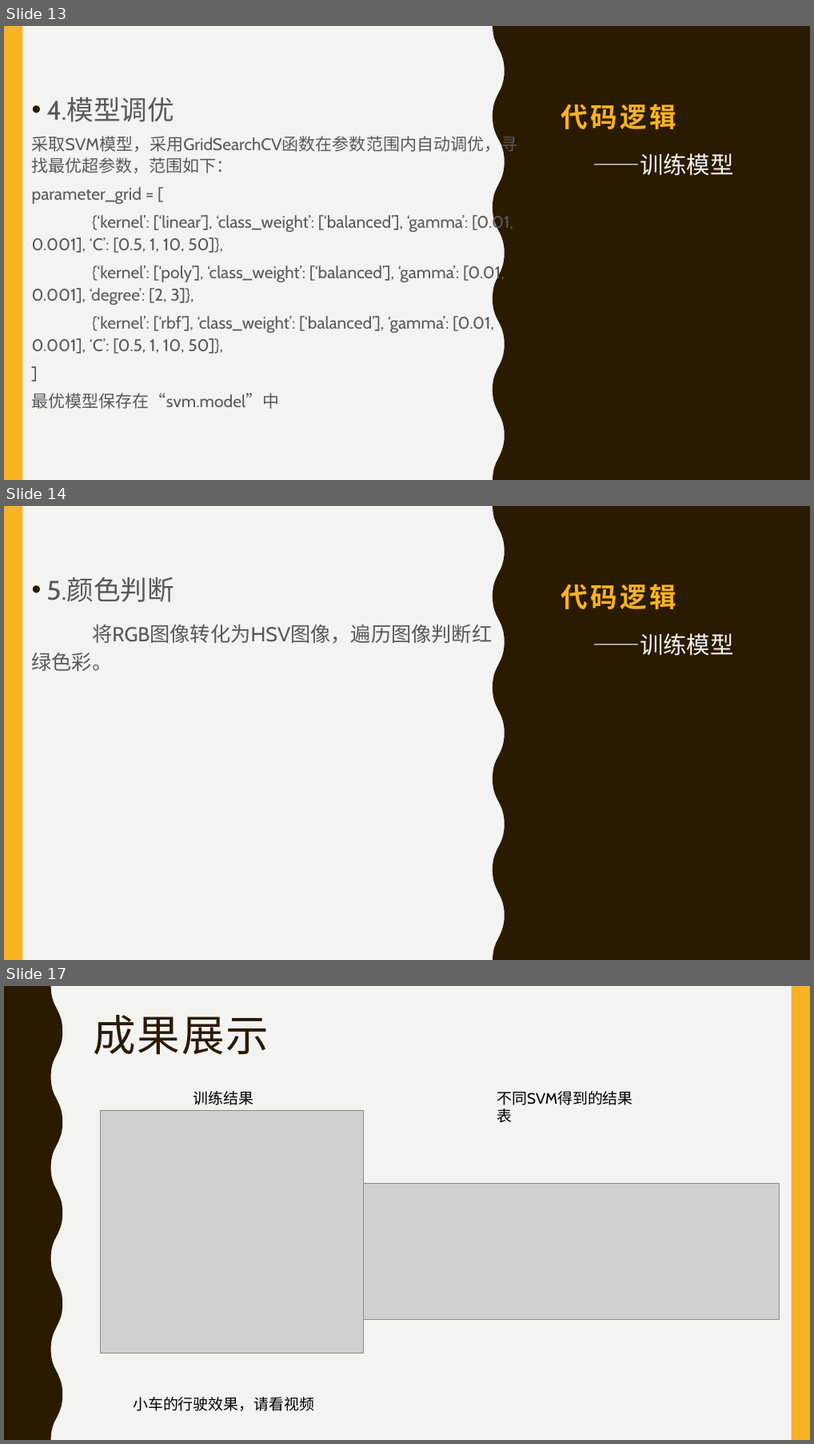
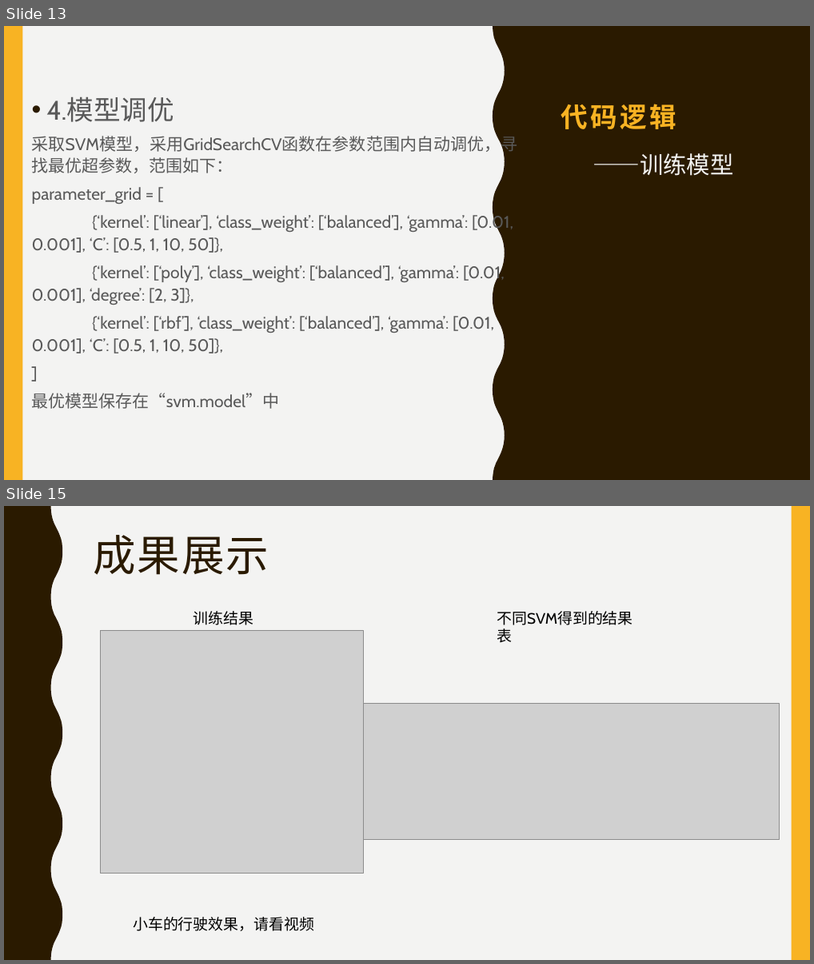
Before and after one commit to info-ruc/ai-project-2017, a slide deck: 2015202009(2)/第二次展示.pptx. Shown one above the other, each under a label of ours: slides 13, 14 and 17 before the commit, slides 13 and 15 after it; the slides between them are not shown. The pictures are 814x1444 and 814x964 pixels, drawn with LibreOffice and Linux fonts; fonts in the diff are those of the drawing; grey boxes stand for pictures. Boxes give left, top, right and bottom in pixels: in the first picture for what was removed or moved away, otherwise in the second. Text is boxed around its words. In the diff, an @@ line names an element or a change of style, - is before the commit and + after.

```diff
--- a/2015202009(2)/第二次展示.pptx
+++ b/2015202009(2)/第二次展示.pptx
@@ slide 14 removed at (4, 506, 810, 960), background #F3F3F2; not listed: 2 template elements that a slide beside it also shows @@
@@ text removed at (32, 577, 492, 671) @@
-• 5.颜色判断
-将RGB图像转化为HSV图像，遍历图像判断红绿色彩。
@@ title removed at (562, 584, 677, 609) @@
-代码逻辑
@@ text removed at (593, 633, 734, 656) @@
-——训练模型
@@ what was slide 17 is now slide 15 @@
```
Also in this commit, not shown: 5 slides changed, 1 other slide removed, 2 other files.
